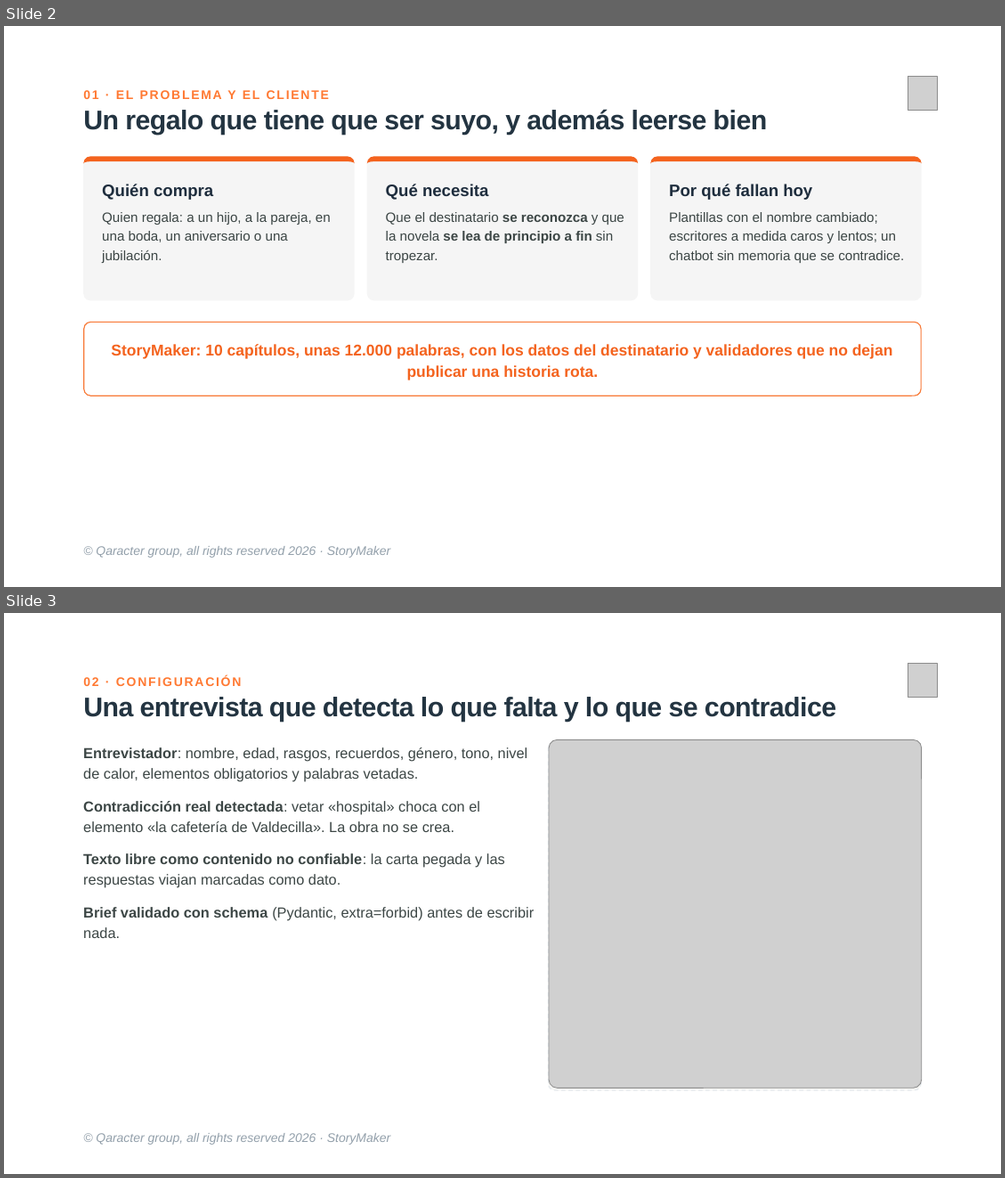
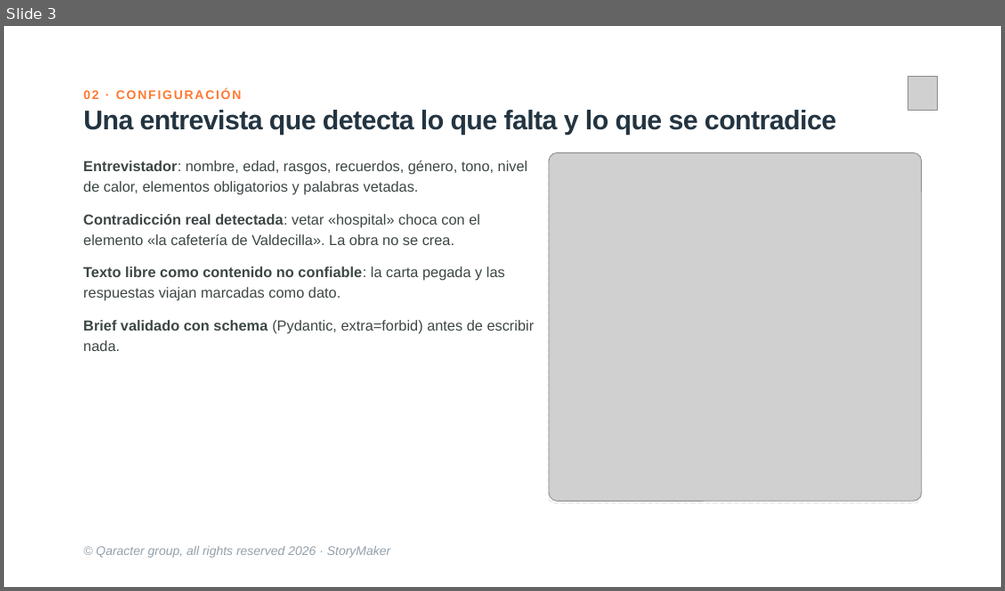
Before and after one commit to maujimenez4/ciberpunk-storymaker, a slide deck: presentacion/storymaker-deck.pptx. Shown one above the other, each under a label of ours: slides 2 and 3 before the commit, slide 3 after it. The pictures are 1005x1178 and 1005x591 pixels, drawn with LibreOffice and Linux fonts; fonts in the diff are those of the drawing; grey boxes stand for pictures. Boxes give left, top, right and bottom in pixels: in the first picture for what was removed or moved away, otherwise in the second. Text is boxed around its words. In the diff, an @@ line names an element or a change of style, - is before the commit and + after.

```diff
--- a/presentacion/storymaker-deck.pptx
+++ b/presentacion/storymaker-deck.pptx
@@ slide 2 removed at bbox=[4, 26, 1001, 587], background #FFFFFF @@
@@ picture removed at bbox=[907, 76, 938, 111] @@
@@ text removed at bbox=[83, 90, 329, 99] @@
-01 · EL PROBLEMA Y EL CLIENTE
@@ text removed at bbox=[83, 109, 768, 135] @@
-Un regalo que tiene que ser suyo, y además leerse bien
@@ rounded rectangle removed at bbox=[83, 156, 354, 300] @@
@@ freeform shape removed at bbox=[83, 156, 354, 300] @@
@@ rounded rectangle removed at bbox=[367, 156, 638, 300] @@
@@ freeform shape removed at bbox=[367, 156, 638, 300] @@
@@ rounded rectangle removed at bbox=[651, 156, 922, 300] @@
@@ freeform shape removed at bbox=[651, 156, 922, 300] @@
@@ text removed at bbox=[102, 184, 213, 200] @@
-Quién compra
@@ text removed at bbox=[386, 184, 488, 200] @@
-Qué necesita
@@ text removed at bbox=[669, 184, 812, 200] @@
-Por qué fallan hoy
@@ text removed at bbox=[102, 212, 331, 263] @@
-Quien regala: a un hijo, a la pareja, en una boda, un aniversario o una jubilación.
@@ text removed at bbox=[386, 212, 624, 263] @@
-Que el destinatario se reconozca y que la novela se lea de principio a fin sin tropezar.
@@ text removed at bbox=[669, 212, 904, 263] @@
-Plantillas con el nombre cambiado; escritores a medida caros y lentos; un chatbot sin memoria que se contradice.
@@ rounded rectangle removed at bbox=[84, 322, 921, 396] @@
@@ text removed at bbox=[111, 344, 893, 380] @@
-StoryMaker: 10 capítulos, unas 12.000 palabras, con los datos del destinatario y validadores que no dejan publicar una historia rota.
@@ text removed at bbox=[96, 546, 390, 557] @@
-© Qaracter group, all rights reserved 2026 · StoryMaker
```
Also in this commit, not shown: 4 slides changed, 2 slides added, 2 other files.
